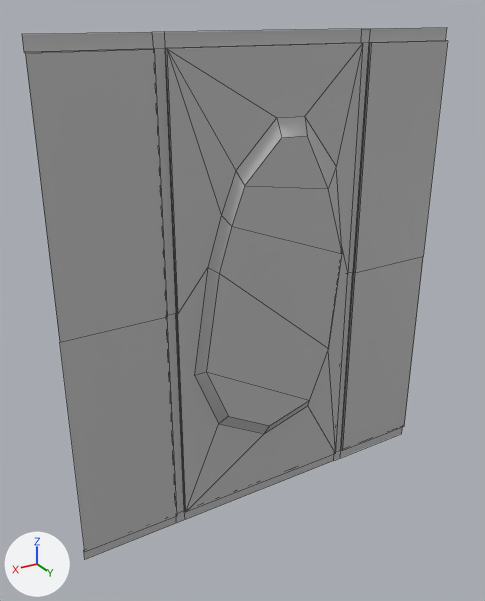
The FBX model Assets/Meshes/Walls/Walls/DestroyedWalls/SM_DestroyedWall_2_200x230x10.fbx, before and after one commit.
One viewpoint serves both versions: a 50 mm lens placed at (-49.8, 6.09, 1.37), pointed at (-51.29, 3.61, 0.13). Arrows for +X, +Y and +Z are at lower left; the lights stay in place. Mesh edges are drawn as thin lines. Where no turn or scale is listed for an object, it has been applied to the vertices.

The first picture shows 'SM_DestroyedWall2_200x230x10'.
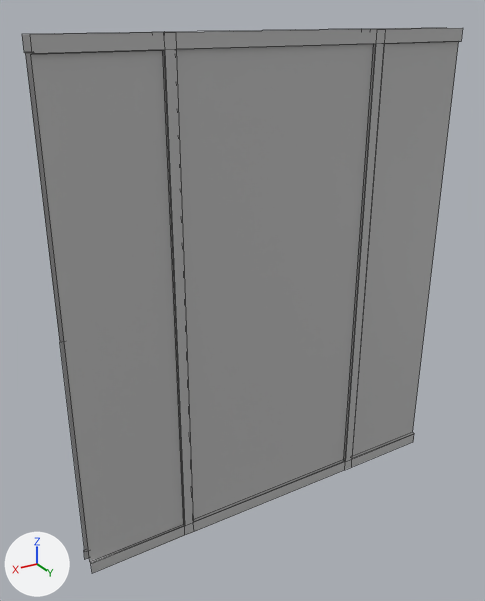
What differs and where, as boxes [x1, y1, x2, y2] in the pictures (485 x 601 px):
'SM_DestroyedWall2_200x230x10', reshaped: before [22, 28, 448, 559]; after [22, 28, 463, 573]
part 1 of me_mesh, added: after [30, 28, 463, 573]

The change, as a diff of the scene's bpy script:
```diff
--- a/Assets/Meshes/Walls/Walls/DestroyedWalls/SM_DestroyedWall_2_200x230x10.fbx.py
+++ b/Assets/Meshes/Walls/Walls/DestroyedWalls/SM_DestroyedWall_2_200x230x10.fbx.py
@@ me_mesh @@
 # used by ob_sm_destroyedwall2_200x230x10; location = (-52.413, 3.725, -1.0)
-me_mesh.from_pydata(...)  # 86 vertices, 74 faces; spans x 0.0..2.0, y -0.1..-0.04, z 0.0..2.3
+me_mesh.from_pydata(...)  # 134 vertices, 109 faces; spans x 0.0..2.0, y -0.1..0.0, z 0.0..2.3
+# me_mesh part 1: a new loose piece of 48 vertices spanning x 0.0..2.0, y -0.02..0.0, z 0.0..2.3, in mat_destroyedwall (grey #bcbcbc)
 me_mesh.materials.append(mat_destroyedwall)
```
